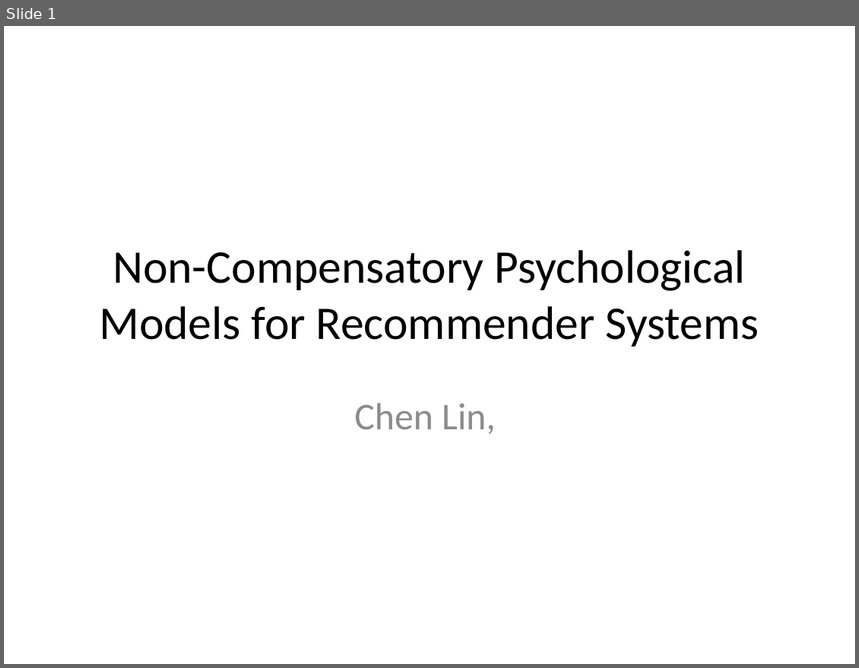
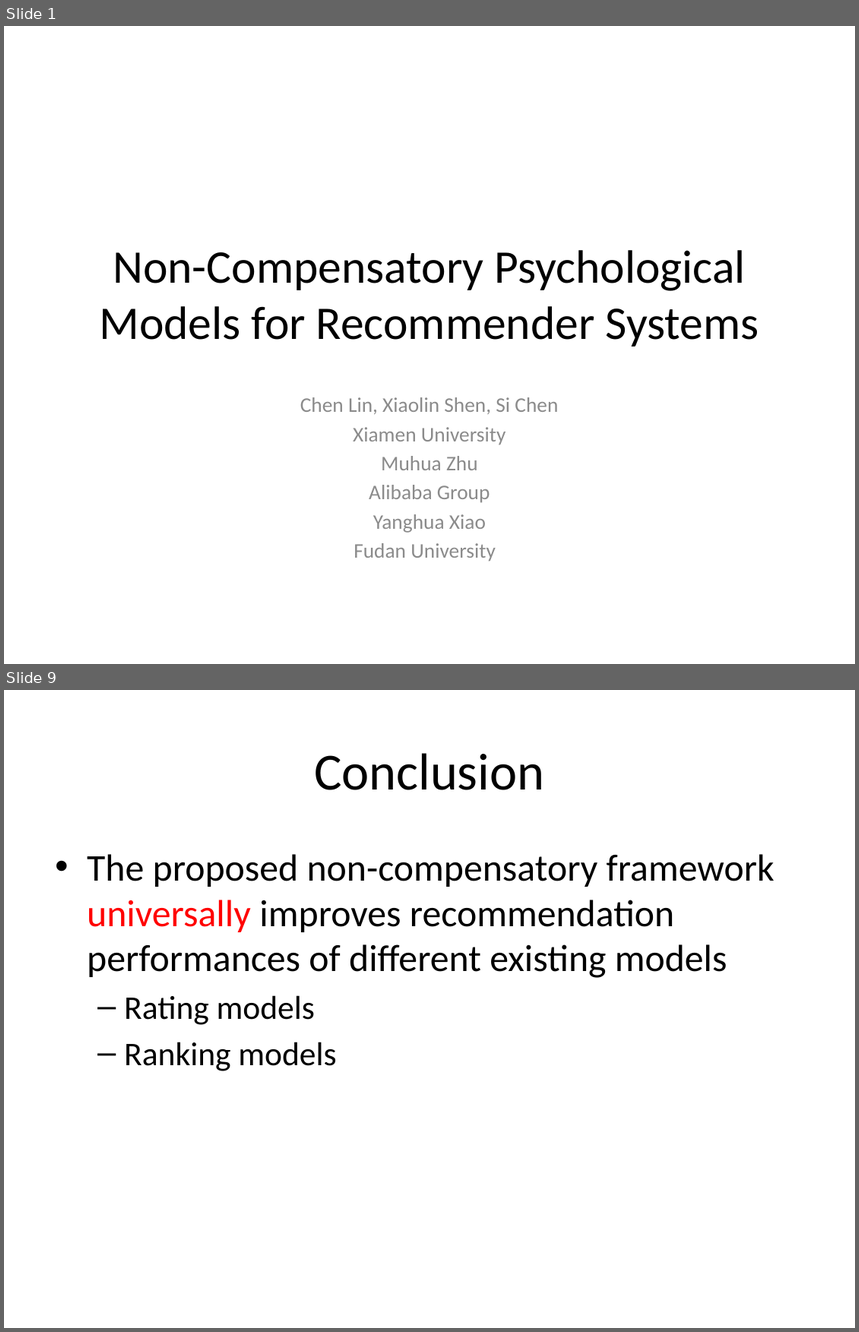
Before and after one commit to cheyennelin/0Psychological, a slide deck: Non-Compensatory Psychological Models for Recommender Systems.pptx. Shown one above the other, each under a label of ours: slide 1 before the commit, slides 1 and 9 after it; the slides between them are not shown. The pictures are 859x668 and 859x1332 pixels, drawn with LibreOffice and Linux fonts; fonts in the diff are those of the drawing. Boxes give left, top, right and bottom in pixels: in the first picture for what was removed or moved away, otherwise in the second. Text is boxed around its words. In the diff, an @@ line names an element or a change of style, - is before the commit and + after.

```diff
--- a/Non-Compensatory Psychological Models for Recommender Systems.pptx
+++ b/Non-Compensatory Psychological Models for Recommender Systems.pptx
@@ slide 9 added at (x1=4, y1=690, x2=855, y2=1328), background #FFFFFF @@
@@ title added at (x1=314, y1=753, x2=544, y2=790), 44 pt, text #000000 @@
+Conclusion
@@ text added at (x1=87, y1=854, x2=775, y2=1072), 32 pt, text #000000 @@
+• The proposed non-compensatory framework universally improves recommendation performances of different existing models
+  – Rating models
+  – Ranking models
@@ slide 1 changed as well @@
@@ subtitle at (x1=300, y1=398, x2=558, y2=562): text changed; size 32 to 17.6 pt @@
-Chen Lin,
+Chen Lin, Xiaolin Shen, Si Chen
+Xiamen University
+Muhua Zhu
+Alibaba Group
+Yanghua Xiao
+Fudan University
```
Also in this commit, not shown: 7 other slides added, 3 other files.
